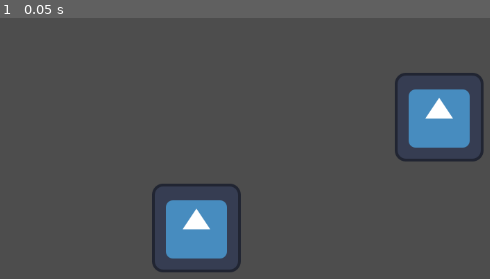
Above: before the commit, frame 1.
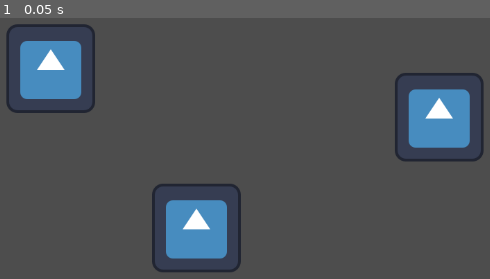
Above: after the commit, the same moment.

Repository: Truong-Son1712/Hehe_Huyen_trang
Game: Godot game, scene res://node_2d.tscn
Two runs of this game, one before a commit and one after it. Both use one fixed random seed, a clock stepped at 60 frames per second and the inputs below. The project has no main scene, so this scene is started directly. The engine's default icon, where the game draws it, is replaced by a stand-in: a white triangle on a blue panel in a dark square.
Inputs:
- Up to frame 1 (0.05 s): no input

The runs differ from the first frame. In frame 1, 3.6% of the frame differs, in the area x 1-20%, y 2-37%.

Commit message:
commit cua trang

Diff:
--- a/node_2d.tscn
+++ b/node_2d.tscn
@@ -11,3 +11,7 @@
 [node name="Icon2" type="Sprite2D" parent="."]
 position = Vector2(750, 260)
 texture = ExtResource("1_wtcfe")
+
+[node name="Icon3" type="Sprite2D" parent="."]
+position = Vector2(190, 190)
+texture = ExtResource("1_wtcfe")
